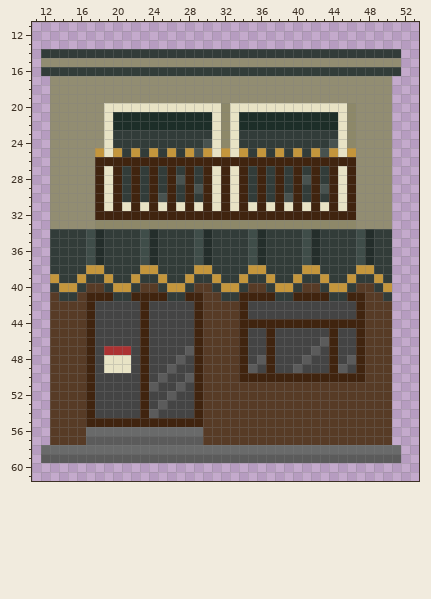
Pixel-art sprite, stored at images/store.png. Above: the version before the commit.
The file is 256x256 pixels, drawn in blocks of 4x4; one block is one cell here. Colours within 5 levels of each other are drawn and written as one. Shown: x 11..53, y 11..61. The old version is drawn lined up with the new one.
The result:
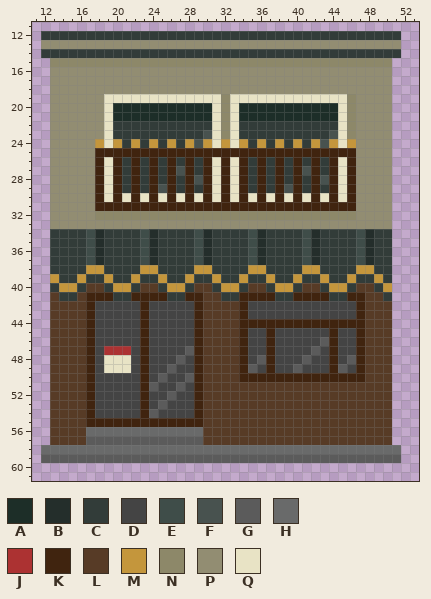
Palette (. is transparent): A #1d2e28  B #242e2b  C #323c39  D #444444  E #3f4d49  F #48524f  G #5b5b5b  H #696a6a  J #ac3232  K #40240f  L #573b26  M #c4963c  N #8d8869  P #928d72  Q #e8e3c5
Difference:
whole drawing moved by +0,+3 (the old picture is shown already moved)
@@ x 11..53 @@
 11 ...........................................
-12 ...........................................
-13 ...........................................
+12 .CCCCCCCCCCCCCCCCCCCCCCCCCCCCCCCCCCCCCCCC..
+13 .PPPPPPPPPPPPPPPPPPPPPPPPPPPPPPPPPPPPPPPP..
 14 .CCCCCCCCCCCCCCCCCCCCCCCCCCCCCCCCCCCCCCCC..
-15 .PPPPPPPPPPPPPPPPPPPPPPPPPPPPPPPPPPPPPPPP..
-16 .CCCCCCCCCCCCCCCCCCCCCCCCCCCCCCCCCCCCCCCC..
+15 ..NNNNNNNNNNNNNNNNNNNNNNNNNNNNNNNNNNNNNN...
+16 ..PPPPPPPPPPPPPPPPPPPPPPPPPPPPPPPPPPPPPP...
 17 ..PPPPPPPPPPPPPPPPPPPPPPPPPPPPPPPPPPPPPP...
 18 ..PPPPPPPPPPPPPPPPPPPPPPPPPPPPPPPPPPPPPP...
-19 ..PPPPPPPPPPPPPPPPPPPPPPPPPPPPPPPPPPPPPP...
-20 ..PPPPPPQQQQQQQQQQQQQNQQQQQQQQQQQQQNPPPP...
+19 ..PPPPPPQQQQQQQQQQQQQNQQQQQQQQQQQQQNPPPP...
+20 ..PPPPPPQAAAAAAAAAAAQNQAAAAAAAAAAAQNPPPP...
 21 ..PPPPPPQAAAAAAAAAAAQNQAAAAAAAAAAAQNPPPP...
-22 ..PPPPPPQAAAAAAAAAAAQNQAAAAAAAAAAAQNPPPP...
-23 ..PPPPPPQCCCCCCCCCCCQNQCCCCCCCCCCCQNPPPP...
-24 ..PPPPPPQCCCCCCCCCCFQNQCCCCCCCCCCFQNPPPP...
-25 ..PPPPPMQMCMCMCMCMFMQMQMCMCMCMCMFMQMPPPP...
-26 ..PPPPPKKKKKKKKKKKKKKKKKKKKKKKKKKKKKPPPP...
-27 ..PPPPPKQKCKCKCKCKCKQKQKCKCKCKCKCKQKPPPP...
-28 ..PPPPPKQKCKCKCKFKCKQKQKCKCKCKFKCKQKPPPP...
-29 ..PPPPPKQKCKCKCKCKFKQKQKCKCKCKCKFKQKPPPP...
-30 ..PPPPPKQKCKCKFKCKCKQKQKCKCKFKCKCKQKPPPP...
-31 ..PPPPPKQKQKQKQKQKQKQKQKQKQKQKQKQKQKPPPP...
-32 ..PPPPPKKKKKKKKKKKKKKKKKKKKKKKKKKKKKPPPP...
-33 ..PPPPPNNNNNNNNNNNNNNNNNNNNNNNNNNNNNPPPP...
+22 ..PPPPPPQCCCCCCCCCCCQNQCCCCCCCCCCCQNPPPP...
+23 ..PPPPPPQCCCCCCCCCCFQNQCCCCCCCCCCFQNPPPP...
+24 ..PPPPPMQMCMCMCMCMFMQMQMCMCMCMCMFMQMPPPP...
+25 ..PPPPPKKKKKKKKKKKKKKKKKKKKKKKKKKKKKPPPP...
+26 ..PPPPPKQKCKCKCKCKCKQKQKCKCKCKCKCKQKPPPP...
+27 ..PPPPPKQKCKCKCKFKCKQKQKCKCKCKFKCKQKPPPP...
+28 ..PPPPPKQKCKCKCKCKFKQKQKCKCKCKCKFKQKPPPP...
+29 ..PPPPPKQKCKCKFKCKCKQKQKCKCKFKCKCKQKPPPP...
+30 ..PPPPPKQKQKQKQKQKQKQKQKQKQKQKQKQKQKPPPP...
+31 ..PPPPPKKKKKKKKKKKKKKKKKKKKKKKKKKKKKPPPP...
+32 ..PPPPPNNNNNNNNNNNNNNNNNNNNNNNNNNNNNPPPP...
+33 ..PPPPPPPPPPPPPPPPPPPPPPPPPPPPPPPPPPPPPP...
 34 ..CCCCEBCCCCEBCCCCEBCCCCEBCCCCEBCCCCEBCC...
Boxes around the changes in both pictures, in picture pixels (x1, y1, x2, y2):
changed: (41, 31, 401, 229)
